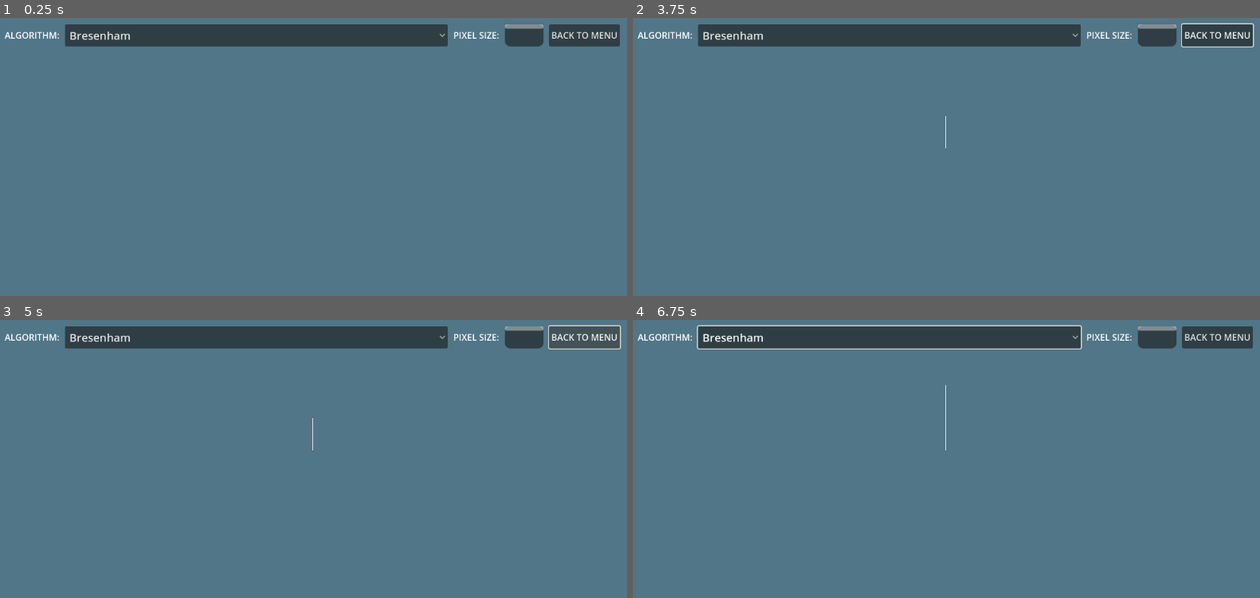
Above: before the commit, frames 1-4 (two rows, left to right).
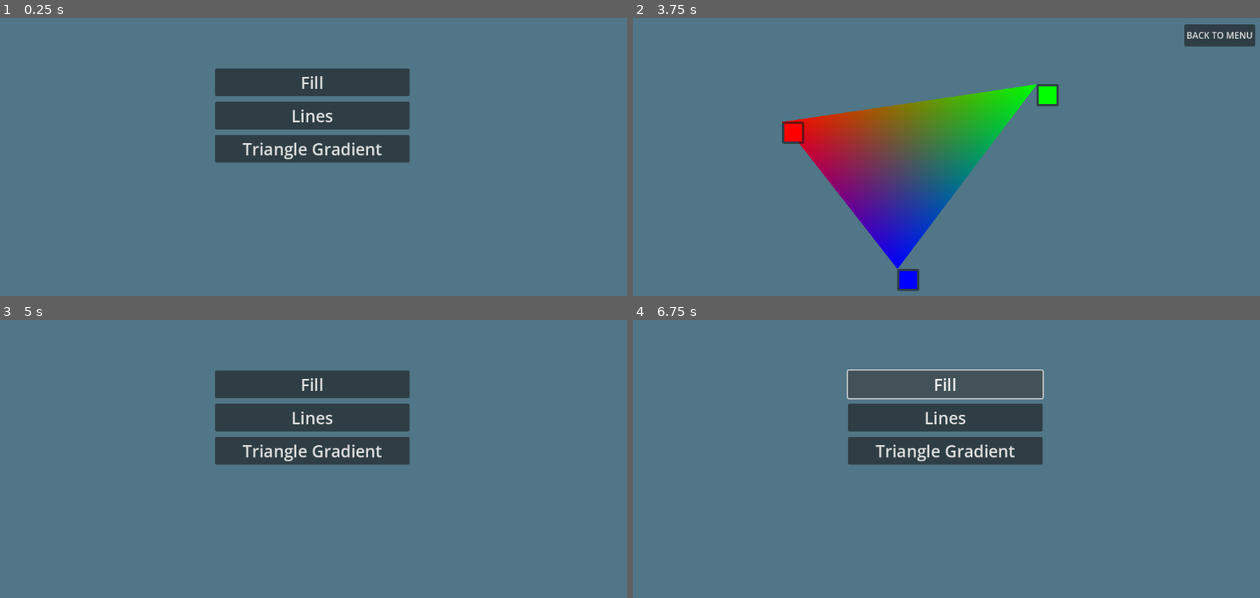
Above: after the commit, the same moments.

Repository: GodotGangComgraph/lab03-raster
Game: Godot game, scene res://menu.tscn
Same seed, same stepped clock (60 frames per second), same inputs: the game is played once before the commit and once after it. Before the commit the project starts from res://bresenham.tscn.
Inputs (mouse positions are in pixels of both pictures, inside the frame that each line leads up to):
- Up to frame 1 (0.25 s): no input
- Up to frame 2 (3.75 s): click (946, 81) at 0.5 s, where only the run after the commit has a clickable "Fill"; click (1216, 34) at 1.25 s, where only the run before the commit has a clickable "BACK TO MENU"; click (946, 115) at 2 s, where only the run after the commit has a clickable "Lines"; click "BACK TO MENU" at 2.75 s; click (946, 148) at 3.5 s, where only the run after the commit has a clickable "Triangle Gradient"
- Up to frame 3 (5 s): click "BACK TO MENU" at 4.25 s
- Up to frame 4 (6.75 s): click (890, 336) at 5 s, where only the run before the commit has a clickable "Bresenham"; click (890, 336) at 5.75 s, where only the run before the commit has a clickable "Bresenham"; click (946, 383) at 6.5 s, where only the run after the commit has a clickable "Fill"

The runs differ from the first frame. In frame 1, 16% of the frame differs, in the area x 0-99%, y 2-53%; in frame 2, 19%, in the area x 0-100%, y 1-99%; in frame 3, 16%; in frame 4, 17%.

Commit message:
add menu, color pickers for triangle gradient

Diff:
--- a/bresenham.gd
+++ b/bresenham.gd
@@ -87,9 +87,13 @@
 			y = y + grad
 
 
-func _on_item_list_item_selected(index: int) -> void:
+func _on_item_list_item_selected(_index: int) -> void:
 	queue_redraw()
 
 
-func _on_v_scroll_bar_value_changed(value: float) -> void:
+func _on_v_scroll_bar_value_changed(_value: float) -> void:
 	queue_redraw()
+
+
+func _on_button_pressed() -> void:
+	get_tree().change_scene_to_file("res://menu.tscn")
--- a/bresenham.tscn
+++ b/bresenham.tscn
@@ -64,3 +64,4 @@
 
 [connection signal="item_selected" from="VBoxContainer/MarginContainer/HBoxContainer/ItemList" to="." method="_on_item_list_item_selected"]
 [connection signal="value_changed" from="VBoxContainer/MarginContainer/HBoxContainer/VScrollBar" to="." method="_on_v_scroll_bar_value_changed"]
+[connection signal="pressed" from="VBoxContainer/MarginContainer/HBoxContainer/Button" to="." method="_on_button_pressed"]
--- /dev/null
+++ b/menu.gd
@@ -0,0 +1,13 @@
+extends Control
+
+
+func _on_lines_pressed() -> void:
+	get_tree().change_scene_to_file("res://bresenham.tscn")
+
+
+func _on_triangle_pressed() -> void:
+	get_tree().change_scene_to_file("res://triangle.tscn")
+
+
+func _on_fill_pressed() -> void:
+	pass # Replace with function body.
--- /dev/null
+++ b/menu.tscn
@@ -0,0 +1,47 @@
+[gd_scene load_steps=2 format=3 uid="uid://bcwel5mc7qpog"]
+
+[ext_resource type="Script" path="res://menu.gd" id="1_litvq"]
+
+[node name="Menu" type="Control"]
+layout_mode = 3
+anchors_preset = 15
+anchor_right = 1.0
+anchor_bottom = 1.0
+grow_horizontal = 2
+grow_vertical = 2
+script = ExtResource("1_litvq")
+
+[node name="MarginContainer" type="MarginContainer" parent="."]
+layout_mode = 1
+anchors_preset = 15
+anchor_right = 1.0
+anchor_bottom = 1.0
+grow_horizontal = 2
+grow_vertical = 2
+theme_override_constants/margin_left = 400
+theme_override_constants/margin_top = 100
+theme_override_constants/margin_right = 400
+theme_override_constants/margin_bottom = 20
+
+[node name="VBoxContainer" type="VBoxContainer" parent="MarginContainer"]
+layout_mode = 2
+theme_override_constants/separation = 10
+
+[node name="Fill" type="Button" parent="MarginContainer/VBoxContainer"]
+layout_mode = 2
+theme_override_font_sizes/font_size = 30
+text = "Fill"
+
+[node name="Lines" type="Button" parent="MarginContainer/VBoxContainer"]
+layout_mode = 2
+theme_override_font_sizes/font_size = 30
+text = "Lines"
+
+[node name="Triangle" type="Button" parent="MarginContainer/VBoxContainer"]
+layout_mode = 2
+theme_override_font_sizes/font_size = 30
+text = "Triangle Gradient"
+
+[connection signal="pressed" from="MarginContainer/VBoxContainer/Fill" to="." method="_on_fill_pressed"]
+[connection signal="pressed" from="MarginContainer/VBoxContainer/Lines" to="." method="_on_lines_pressed"]
+[connection signal="pressed" from="MarginContainer/VBoxContainer/Triangle" to="." method="_on_triangle_pressed"]
--- a/project.godot
+++ b/project.godot
@@ -12,7 +12,7 @@
 
 config/name="Lab03Raster"
 config/tags=PackedStringArray("lab")
-run/main_scene="res://bresenham.tscn"
+run/main_scene="res://menu.tscn"
 config/features=PackedStringArray("4.3", "GL Compatibility")
 boot_splash/bg_color=Color(0.219608, 0.294118, 0.439216, 1)
 config/icon="res://icon.svg"
--- a/triangle.gd
+++ b/triangle.gd
@@ -7,12 +7,9 @@
 @onready var vertex_2: Button = $Vertex2
 @onready var vertex_3: Button = $Vertex3
 
-
-@export var colors = [
-	Color(1, 0, 0),
-	Color(0, 1, 0),
-	Color(0, 0, 1)
-]
+@export var color_1 = Color(1, 0, 0)
+@export var color_2 = Color(0, 1, 0)
+@export var color_3 = Color(0, 0, 1)
 
 
 func _ready():
@@ -44,8 +41,12 @@
 			var lambda3 = 1.0 - lambda1 - lambda2
 
 			if lambda1 >= 0 and lambda2 >= 0 and lambda3 >= 0:
-				var interpolated_color = colors[0] * lambda1 + colors[1] * lambda2 + colors[2] * lambda3
+				var interpolated_color = color_1 * lambda1 + color_2 * lambda2 + color_3 * lambda3
 				image.set_pixel(x, y, interpolated_color)
 
 	var texture = ImageTexture.create_from_image(image)
 	texture_rect.texture = texture
+
+
+func _on_button_pressed() -> void:
+	get_tree().change_scene_to_file("res://menu.tscn")
--- a/triangle.tscn
+++ b/triangle.tscn
@@ -17,39 +17,64 @@
 offset_right = 40.0
 offset_bottom = 40.0
 
-[node name="Vertex1" type="Button" parent="."]
+[node name="Vertex1" type="ColorPickerButton" parent="."]
 layout_mode = 1
-anchors_preset = -1
-anchor_left = 0.171875
-anchor_top = 0.240741
-anchor_right = 0.171875
-anchor_bottom = 0.240741
-offset_right = 40.0
-offset_bottom = 40.0
+offset_left = 281.0
+offset_top = 196.0
+offset_right = 321.0
+offset_bottom = 236.0
+theme_override_font_sizes/font_size = 23
+button_mask = 3
 text = "1"
+color = Color(1, 0, 0, 1)
+edit_alpha = false
 script = ExtResource("2_kb0xl")
 
-[node name="Vertex2" type="Button" parent="."]
+[node name="Vertex2" type="ColorPickerButton" parent="."]
 layout_mode = 0
 offset_left = 741.0
 offset_top = 128.0
 offset_right = 781.0
 offset_bottom = 168.0
+theme_override_font_sizes/font_size = 23
+button_mask = 3
 text = "2"
+color = Color(0, 1, 0, 1)
+edit_alpha = false
 script = ExtResource("2_kb0xl")
 
-[node name="Vertex3" type="Button" parent="."]
+[node name="Vertex3" type="ColorPickerButton" parent="."]
 layout_mode = 0
 offset_left = 489.0
 offset_top = 462.0
 offset_right = 529.0
 offset_bottom = 502.0
+theme_override_font_sizes/font_size = 23
+button_mask = 3
 text = "3"
+color = Color(0, 0, 1, 1)
+edit_alpha = false
 script = ExtResource("2_kb0xl")
+
+[node name="Button" type="Button" parent="."]
+layout_mode = 1
+anchors_preset = 1
+anchor_left = 1.0
+anchor_right = 1.0
+offset_left = -144.0
+offset_top = 20.0
+offset_right = -16.0
+offset_bottom = 60.0
+grow_horizontal = 0
+text = "BACK TO MENU"
 
 [connection signal="button_down" from="Vertex1" to="Vertex1" method="_on_button_down"]
 [connection signal="button_up" from="Vertex1" to="Vertex1" method="_on_button_up"]
+[connection signal="popup_closed" from="Vertex1" to="Vertex1" method="_on_color_changed" binds= [1]]
 [connection signal="button_down" from="Vertex2" to="Vertex2" method="_on_button_down"]
 [connection signal="button_up" from="Vertex2" to="Vertex2" method="_on_button_up"]
+[connection signal="popup_closed" from="Vertex2" to="Vertex2" method="_on_color_changed" binds= [2]]
 [connection signal="button_down" from="Vertex3" to="Vertex3" method="_on_button_down"]
 [connection signal="button_up" from="Vertex3" to="Vertex3" method="_on_button_up"]
+[connection signal="popup_closed" from="Vertex3" to="Vertex3" method="_on_color_changed" binds= [3]]
+[connection signal="pressed" from="Button" to="." method="_on_button_pressed"]
--- a/vertex.gd
+++ b/vertex.gd
@@ -14,6 +14,16 @@
 		position = Vector2(snapped(new_pos.x, snap), snapped(new_pos.y, snap))
 
 
+
+#func  _gui_input(event : InputEvent) -> void:
+	#if event is InputEventMouseButton:
+		#if event.pressed:
+			#if event.button_mask == MOUSE_BUTTON_RIGHT:
+				#pass
+			#if event.button_index == MOUSE_BUTTON_LEFT:
+				#pass
+
+
 func _on_button_down() -> void:
 	dragging = true
 	of = get_global_mouse_position() - global_position
@@ -22,3 +32,12 @@
 func _on_button_up() -> void:
 	triangle.draw_triangle()
 	dragging = false
+
+
+func _on_color_changed(extra_arg_0: int) -> void:
+	match (extra_arg_0):
+		1: triangle.color_1 = self.color
+		2: triangle.color_2 = self.color
+		3: triangle.color_3 = self.color
+
+	triangle.draw_triangle()
